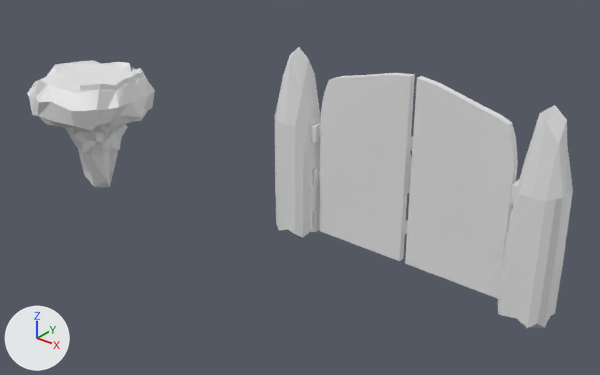
Renders of the FBX model Assets/models/doorasset.FBX from each side of a commit.
Before and after are seen from a 50 mm lens placed at (3646.0, -2049.0, 2013.0), pointed at (1529.0, 598.0, 372.0). The lights are fixed; the arrows at lower left show +X, +Y and +Z. Where no turn or scale is listed for an object, it has been applied to the vertices.

Script lines for the objects in view, before the commit:
```python
ob_box011 = bpy.data.objects.new('Box011', me_mesh_023)
ob_box011.location = (1771.0, 1087.0, 0.0)
ob_cylinder007 = bpy.data.objects.new('Cylinder007', me_mesh_006)
ob_cylinder007.location = (556.0, 505.0, 731.0)
ob_cylinder008 = bpy.data.objects.new('Cylinder008', me_mesh_011)
ob_cylinder008.location = (679.0, 395.0, 741.0)
ob_cylinder009 = bpy.data.objects.new('Cylinder009', me_mesh_013)
ob_cylinder009.location = (691.0, 279.0, 732.0)
ob_island = bpy.data.objects.new('Island', me_mesh)
ob_island.location = (449.0, 169.0, 0.0)
ob_plane001 = bpy.data.objects.new('Plane001', me_mesh_007)
ob_plane001.location = (617.0, 191.0, 761.0)
ob_plane005 = bpy.data.objects.new('Plane005', me_mesh_010)
ob_plane005.location = (502.0, 470.0, 771.0)
ob_plane006 = bpy.data.objects.new('Plane006', me_mesh_012)
ob_plane006.location = (614.0, 317.0, 771.0)
ob_plane007 = bpy.data.objects.new('Plane007', me_mesh_014)
ob_plane007.location = (629.0, 241.0, 763.0)
# also in view: 'Box006' at (2526.0, 917.0, 427.0); 'Box005' at (2153.0, 949.0, 428.0); 'Box010' at (1641.0, 949.0, 428.0)
```
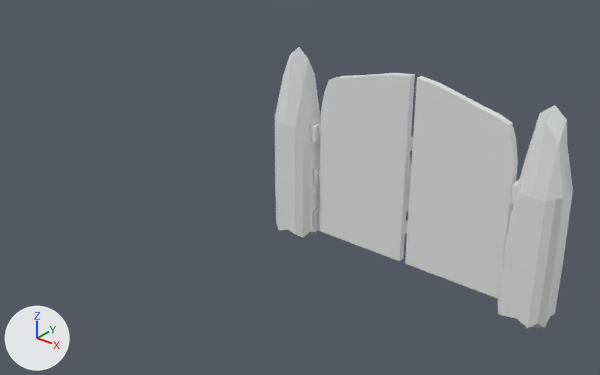
The newer file is also rescaled (x85.0), turned or shifted as a whole; pictures and numbers use the older file's frame.

Where the change shows, as pixel boxes [x1, y1, x2, y2] in the pictures (600 x 375 px; the box of a moved part takes in the faces that stretch with it):
'Island', deleted: before [27, 61, 155, 188]
'Plane001', deleted: before [80, 84, 100, 91]
'Plane008', deleted: before [100, 84, 115, 91]
'Plane007', deleted: before [115, 79, 125, 90]
'Plane006', deleted: before [125, 77, 132, 84]
'Plane005', deleted: before [133, 68, 143, 75]
'Plane004', deleted: before [138, 72, 144, 78]
'Plane003', deleted: before [133, 72, 139, 82]
part 1 of me_mesh_022, moved or reshaped: before [404, 153, 412, 223]; after [404, 160, 411, 223]

Diff of the bpy script that builds the scene:
```diff
--- a/Assets/models/doorasset.FBX.py
+++ b/Assets/models/doorasset.FBX.py
@@ me_mesh_022 @@
 me_mesh_022.from_pydata(...)  # 206 vertices, 204 faces; spans x 3.0..483.0, y -17.0..53.0, z 0.0..919.0
 # used by ob_box010; location = (1399.0, 932.0, -31.0)
+# me_mesh_022 part 1: all 22 vertices in x 387.0..483.0, y 18.0..53.0, z 347.0..533.0 are moved by (0.0, 0.0, -98.0)
@@ ob_plane005 @@
-ob_plane005 = bpy.data.objects.new('Plane005', me_mesh_010)
-ob_plane005.location = (502.0, 470.0, 771.0)
@@ ob_cylinder007 @@
-ob_cylinder007 = bpy.data.objects.new('Cylinder007', me_mesh_006)
-ob_cylinder007.location = (556.0, 505.0, 731.0)
@@ ob_plane006 @@
-ob_plane006 = bpy.data.objects.new('Plane006', me_mesh_012)
-ob_plane006.location = (614.0, 317.0, 771.0)
@@ ob_plane001 @@
-ob_plane001 = bpy.data.objects.new('Plane001', me_mesh_007)
-ob_plane001.location = (617.0, 191.0, 761.0)
@@ ob_cylinder005 @@
-ob_cylinder005 = bpy.data.objects.new('Cylinder005', me_mesh_004)
+ob_cylinder005 = bpy.data.objects.new('Cylinder005', me_mesh_003)
 ob_cylinder005.location = (1396.0, 919.0, 259.0)
@@ ob_cylinder008 @@
-ob_cylinder008 = bpy.data.objects.new('Cylinder008', me_mesh_011)
-ob_cylinder008.location = (679.0, 395.0, 741.0)
@@ ob_island @@
-ob_island = bpy.data.objects.new('Island', me_mesh)
-ob_island.location = (449.0, 169.0, 0.0)
@@ ob_plane007 @@
-ob_plane007 = bpy.data.objects.new('Plane007', me_mesh_014)
-ob_plane007.location = (629.0, 241.0, 763.0)
@@ ob_cylinder009 @@
-ob_cylinder009 = bpy.data.objects.new('Cylinder009', me_mesh_013)
-ob_cylinder009.location = (691.0, 279.0, 732.0)
@@ ob_plane008 @@
-ob_plane008 = bpy.data.objects.new('Plane008', me_mesh_015)
-ob_plane008.location = (625.0, 201.0, 763.0)
@@ ob_plane003 @@
-ob_plane003 = bpy.data.objects.new('Plane003', me_mesh_008)
-ob_plane003.location = (617.0, 357.0, 771.0)
@@ ob_plane004 @@
-ob_plane004 = bpy.data.objects.new('Plane004', me_mesh_009)
-ob_plane004.location = (617.0, 470.0, 771.0)
```
